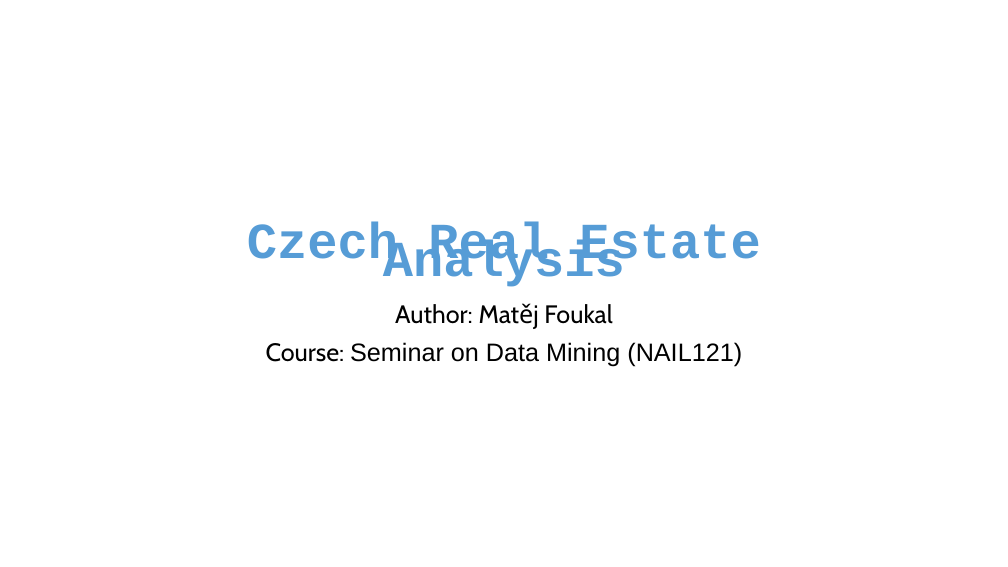
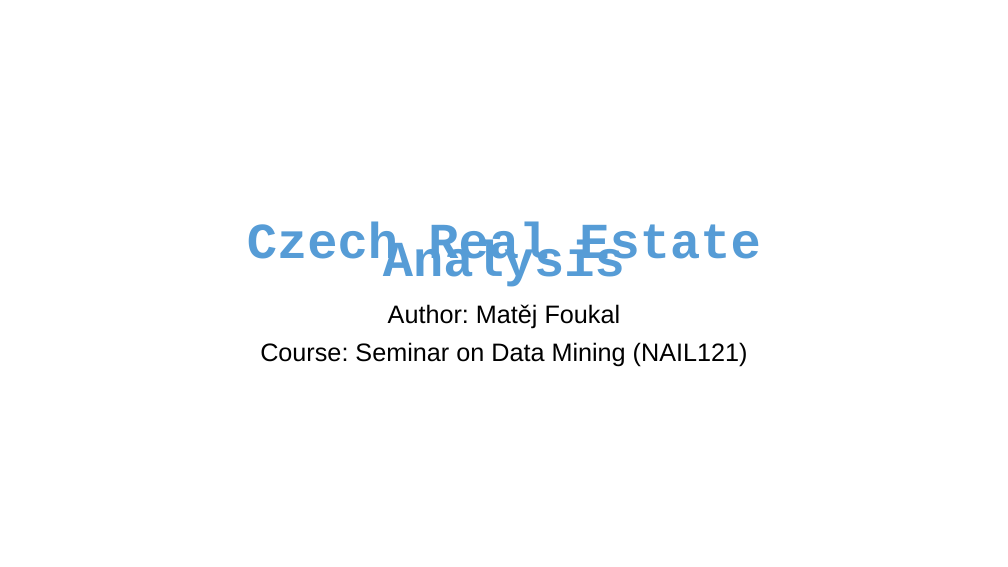
Before and after one commit to MiraZzle/cz-real-estate-analysis, a slide deck: slide 1 of Czech Real Estate Analysis - presentation.pptx. Drawn at 1008x567 pixels with LibreOffice and Linux fonts; fonts in the diff are those of the drawing. Boxes give left, top, right and bottom in pixels: in the first picture for what was removed or moved away, otherwise in the second. Text is boxed around its words. In the diff, an @@ line names an element or a change of style, - is before the commit and + after.

```diff
--- a/Czech Real Estate Analysis - presentation.pptx
+++ b/Czech Real Estate Analysis - presentation.pptx
@@ subtitle "Author: Matěj Foukal" at [260,304,748,366]: font Cabin to Arial in "Author: Matěj Foukal", "Course:" @@
```
Also in this commit, not shown: 7 other slides changed, 4 slides added, 5 slides removed, 11 other files.
